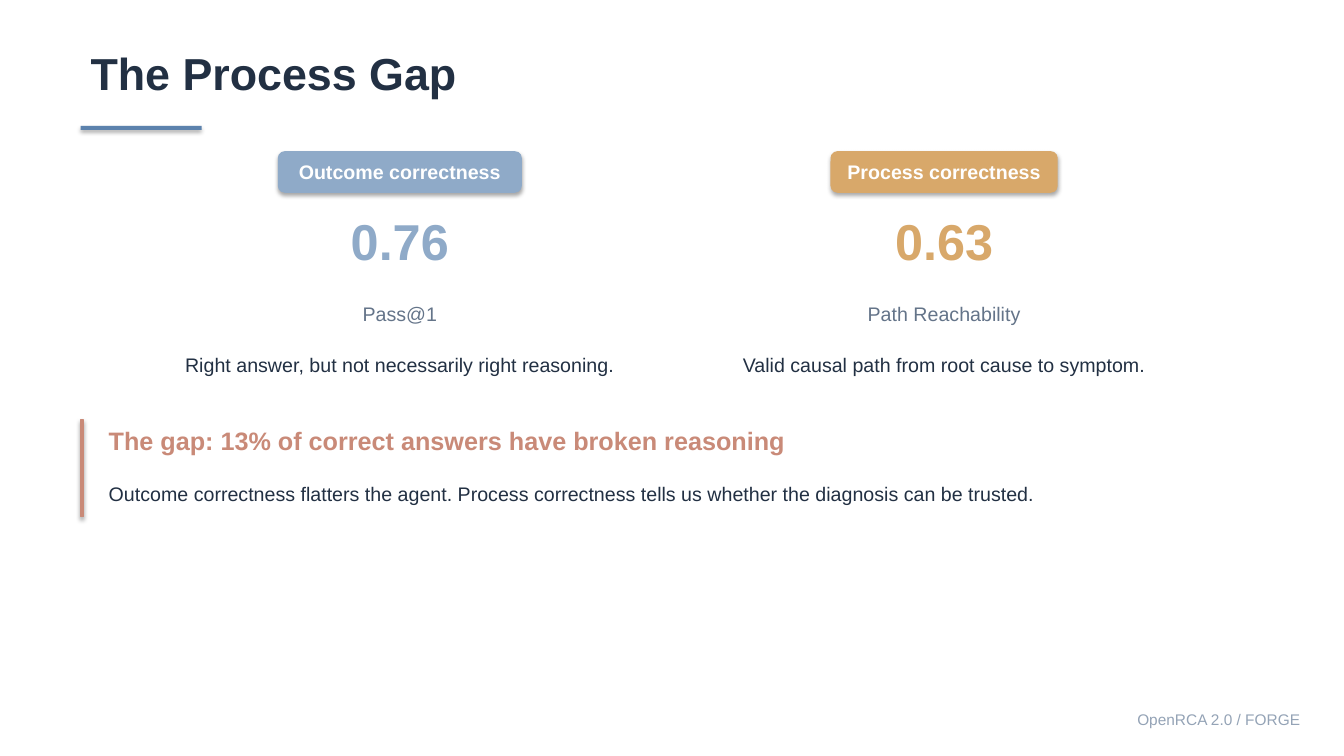
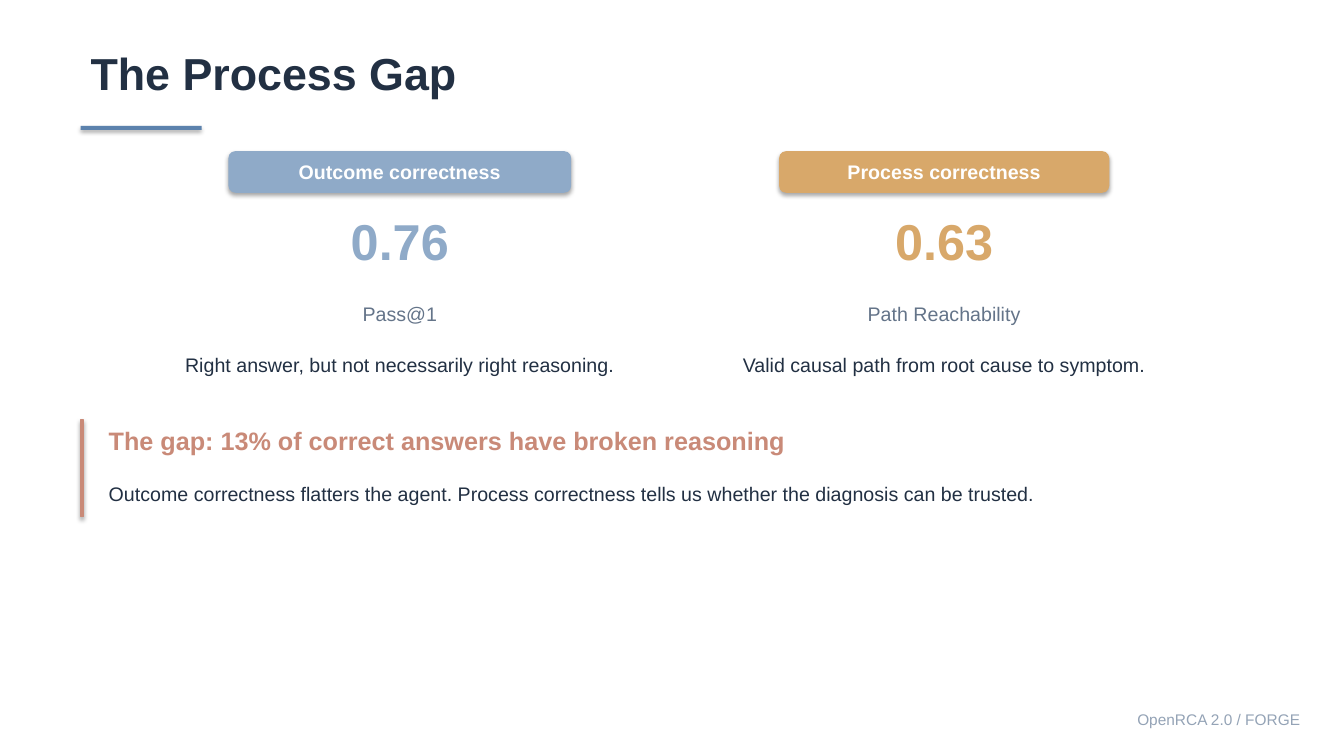
Before and after one commit to Lincyaw/paperops, a slide deck: slide 11 of examples/self-intro/diagnostic_world_model.pptx. Drawn at 1344x756 pixels with LibreOffice and Linux fonts; fonts in the diff are those of the drawing. Boxes give left, top, right and bottom in pixels: in the first picture for what was removed or moved away, otherwise in the second. Text is boxed around its words. In the diff, an @@ line names an element or a change of style, - is before the commit and + after.

```diff
--- a/examples/self-intro/diagnostic_world_model.pptx
+++ b/examples/self-intro/diagnostic_world_model.pptx
@@ rounded rectangle "Outcome correctness": place and size @@
-rounded rectangle "Outcome correctness" at (278, 151, 522, 193)
+rounded rectangle "Outcome correctness" at (229, 151, 572, 193)
@@ rounded rectangle "Process correctness": place and size @@
-rounded rectangle "Process correctness" at (831, 151, 1058, 193)
+rounded rectangle "Process correctness" at (779, 151, 1109, 193)
```
Also in this commit, not shown: 15 other slides changed, 2 slides added, 3 slides removed, 1 other file.
